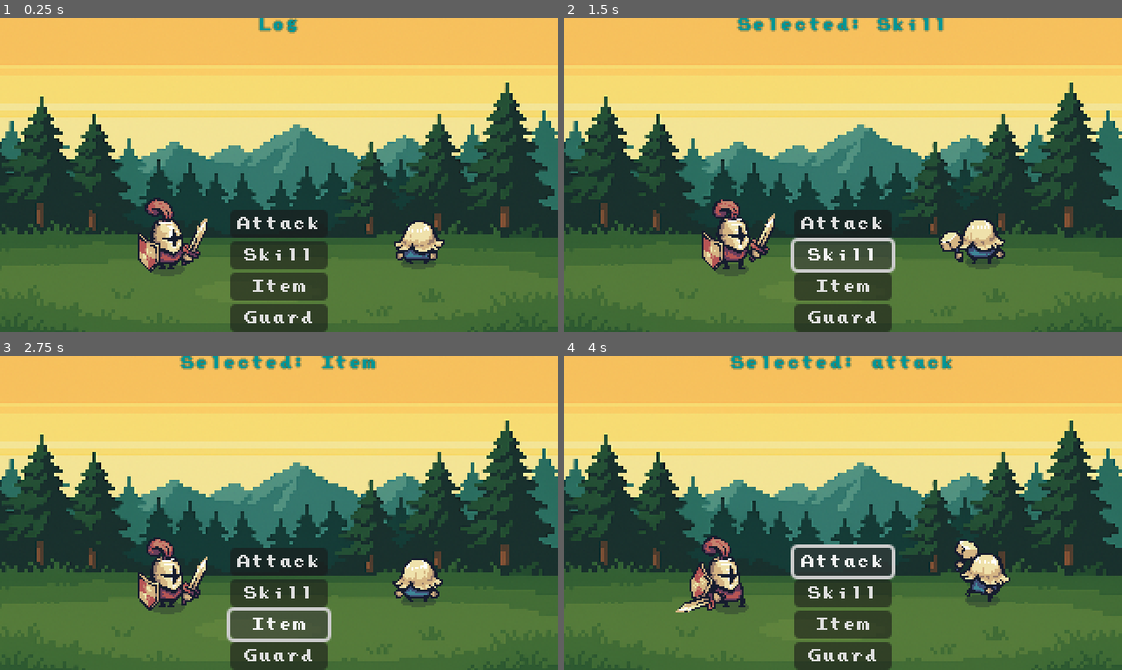
Above: before the commit, frames 1-4 (two rows, left to right).
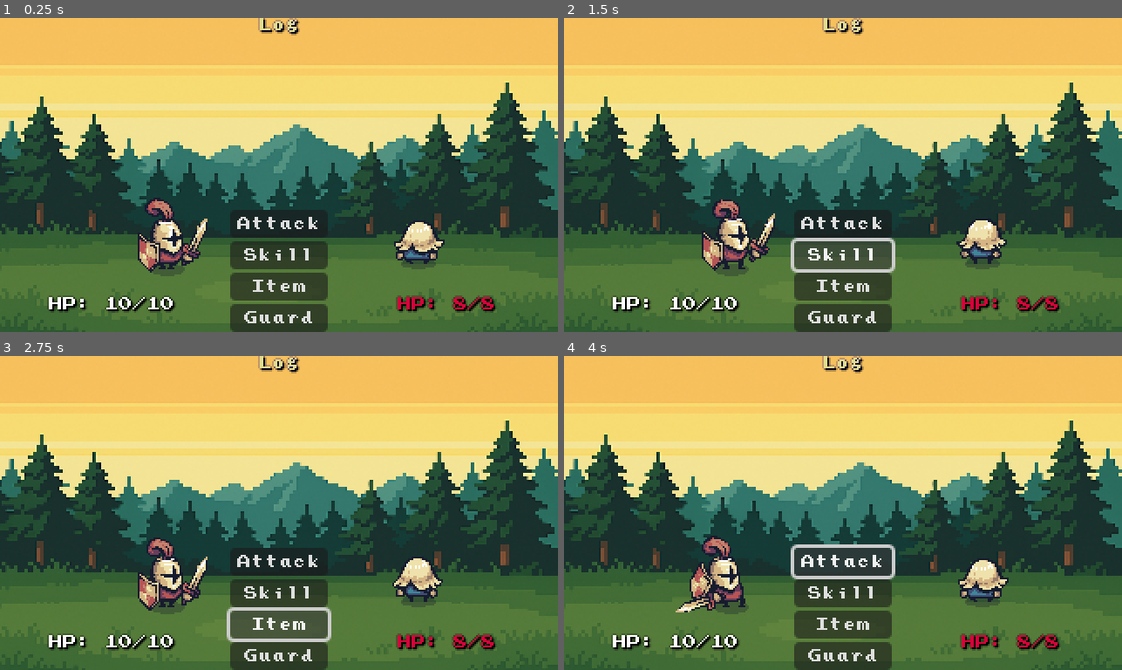
Above: after the commit, the same moments.

Repository: ItsNason/Tutorial_JRPG
Game: Godot game, scene res://scenes/battle/battle.tscn
The game is run twice, just before and just after one commit, with the same random seed, the same clock (stepped at 60 frames per second) and the same inputs.
Inputs:
- Up to frame 1 (0.25 s): no input
- Up to frame 2 (1.5 s): click "Attack" at 0.5 s; click "Skill" at 1.25 s
- Up to frame 3 (2.75 s): click "Item" at 2 s
- Up to frame 4 (4 s): click "Guard" at 2.75 s; click "Attack" at 3.5 s

The runs differ from the first frame. In frame 1, 1.7% of the frame differs, in the area x 8-90%, y 0-94%; in frame 2, 3.1%; in frame 3, 2.7%; in frame 4, 3.5%.
Error after the commit: Invalid assignment of property or key 'text' with value of type 'String' on a base object of type 'null instance'. (res://scenes/ui/hud.gd:22)

Commit message:
started linking hp on HUD to values from player, currently broke

Diff:
--- a/scenes/actors/enemy.gd
+++ b/scenes/actors/enemy.gd
@@ -1,4 +1,10 @@
 extends Node2D
+
+signal hp_changed(current_hp: int, max_hp: int)
+signal died()
+
+@export var	max_hp: int = 8
+@export var current_hp: int = 8
 
 @export var attack_animation: String = "attack"
 @export var idle_animation: String = "idle"
@@ -8,7 +14,25 @@
 func _ready() -> void:
 	enemy_sprite.play("idle")
 
+# --- Public Action API ---
+
 func play_attack() -> void:
 	enemy_sprite.play("attack")
 	await enemy_sprite.animation_finished
 	enemy_sprite.play("idle")
+
+# --- Public Health API ---
+
+func apply_damage(amount: int) -> void:
+	set_hp(current_hp - amount)
+
+func heal(amount: int) -> void:
+	set_hp(current_hp + amount)
+
+# --- Internal setter that clamps + emits signals ---
+
+func set_hp(value: int) -> void:
+	current_hp = clamp(value, 0, max_hp)
+	hp_changed.emit(current_hp, max_hp)
+	if current_hp == 0:
+		died.emit()
--- a/scenes/actors/player.gd
+++ b/scenes/actors/player.gd
@@ -1,19 +1,46 @@
 extends Node2D
-signal attack_finished(action: String)
+
+signal hp_changed(current_hp: int, max_hp: int)
+signal died()
 
 @export var attack_animation: String = "attack"
 @export var idle_animation: String = "idle"
+
+@export var max_hp: int = 15
+@export var current_hp: int = 15
+
 @onready var player_sprite: AnimatedSprite2D = $AnimatedSprite2D
 
 
 func _ready() -> void:
 	player_sprite.play("idle")
 
+
+func _emit_initial_hp() -> void:
+	# let listeneners (HUD) initialize from the current values.
+	hp_changed.emit(current_hp, max_hp)
+
+
+# --- Public Action API ---
+
 func play_attack() -> void:
 	player_sprite.play("attack")
 	await player_sprite.animation_finished
 	player_sprite.play("idle")
-	_emit("attack_finished")
 
-func _emit(name: String) -> void:
-	emit_signal("", name)
+
+# --- Public Health API ---
+
+func apply_damage(amount: int) -> void:
+	set_hp(current_hp - amount)
+
+func heal(amount: int) -> void:
+	set_hp(current_hp + amount)
+
+# --- Internal setter that clamps + emits signals ---
+
+func set_hp(value: int) -> void:
+	current_hp = clamp(value, 0, max_hp)
+	hp_changed.emit(current_hp, max_hp)
+	if current_hp == 0:
+		died.emit()
--- a/scenes/battle/battle.gd
+++ b/scenes/battle/battle.gd
@@ -14,9 +14,6 @@
 		"attack":
 			if player.has_method("play_attack"):
 				player.play_attack()
-			if player.attack_finished:
-				if enemy.has_method("play_attack"):
-					enemy.play_attack()
 
 			print("Player attacked")
 		"skill":
--- a/scenes/battle/battle.tscn
+++ b/scenes/battle/battle.tscn
@@ -26,3 +26,6 @@
 [node name="HUDLayer" type="CanvasLayer" parent="."]
 
 [node name="HUD" parent="HUDLayer" instance=ExtResource("4_pll4o")]
+
+[connection signal="hp_changed" from="Actors/Player" to="HUDLayer/HUD" method="_on_player_hp_changed"]
+[connection signal="hp_changed" from="Actors/Enemy" to="HUDLayer/HUD" method="_on_enemy_hp_changed"]
--- a/scenes/ui/hud.gd
+++ b/scenes/ui/hud.gd
@@ -6,6 +6,10 @@
 @onready var item_button: Button = $VBoxContainer/ItemButton
 @onready var guard_button: Button = $VBoxContainer/GuardButton
 @onready var label: Label = $Label
+@onready var player_hp: Label = %PlayerHp
+
+@onready var enemy_hp: Label = $EnemyHp
+
 
 func _ready() -> void:
 	attack_button.pressed.connect(func(): _emit("attack"))
@@ -16,3 +20,11 @@
 func _emit(name: String) -> void:
 	emit_signal("action_selected", name)
 	label.text = "Selected: %s" % name
+
+
+func _on_player_hp_changed(current_hp: int, max_hp: int) -> void:
+	player_hp.text = "HP: %d/%d" % [current_hp, max_hp]
+
+
+func _on_enemy_hp_changed(current_hp: int, max_hp: int) -> void:
+	pass # Replace with function body.
--- a/scenes/ui/hud.tscn
+++ b/scenes/ui/hud.tscn
@@ -40,7 +40,7 @@
 theme = ExtResource("1_0mwgc")
 text = "Guard"
 
-[node name="Label" type="Label" parent="."]
+[node name="LogLabel" type="Label" parent="."]
 anchors_preset = 10
 anchor_right = 1.0
 offset_right = 320.0
@@ -49,3 +49,33 @@
 theme = ExtResource("1_0mwgc")
 text = "Log"
 horizontal_alignment = 1
+
+[node name="PlayerHp" type="Label" parent="."]
+unique_name_in_owner = true
+anchors_preset = 10
+anchor_right = 1.0
+offset_top = 160.0
+offset_right = 128.0
+offset_bottom = 176.0
+grow_horizontal = 2
+theme = ExtResource("1_0mwgc")
+theme_override_colors/font_color = Color(1, 1, 1, 1)
+theme_override_colors/font_shadow_color = Color(0, 0, 0, 1)
+theme_override_colors/font_outline_color = Color(0, 0, 0, 1)
+text = "HP: 10/10"
+horizontal_alignment = 1
+
+[node name="EnemyHp" type="Label" parent="."]
+anchors_preset = 10
+anchor_right = 1.0
+offset_left = 192.0
+offset_top = 160.0
+offset_right = 320.0
+offset_bottom = 176.0
+grow_horizontal = 2
+theme = ExtResource("1_0mwgc")
+theme_override_colors/font_color = Color(0.839384, 0.0122807, 0.22211, 1)
+theme_override_colors/font_shadow_color = Color(0, 0, 0, 1)
+theme_override_colors/font_outline_color = Color(0, 0, 0, 1)
+text = "HP: 8/8"
+horizontal_alignment = 1
--- /dev/null
+++ b/scenes/ui/player_hp.gd
@@ -0,0 +1,4 @@
+extends Label
+
+func _ready() -> void:
+	set_text("HP + player.current_hp")
--- a/theme.tres
+++ b/theme.tres
@@ -89,9 +89,9 @@
 Button/constants/h_separation = 2
 Button/font_sizes/font_size = 8
 Button/fonts/font = ExtResource("1_e1x85")
-Label/colors/font_color = Color(0, 0.583779, 0.584946, 1)
-Label/colors/font_outline_color = Color(0, 0.281006, 0.275506, 1)
-Label/colors/font_shadow_color = Color(0, 0, 0, 0)
+Label/colors/font_color = Color(0.891559, 0.870018, 0.538536, 1)
+Label/colors/font_outline_color = Color(0.14707, 0.0813456, 0.519414, 1)
+Label/colors/font_shadow_color = Color(0, 0, 0, 1)
 Label/constants/outline_size = 1
 Label/constants/shadow_offset_x = 1
 Label/font_sizes/font_size = 8
Not shown, added: scenes/ui/player_hp.gd.uid
